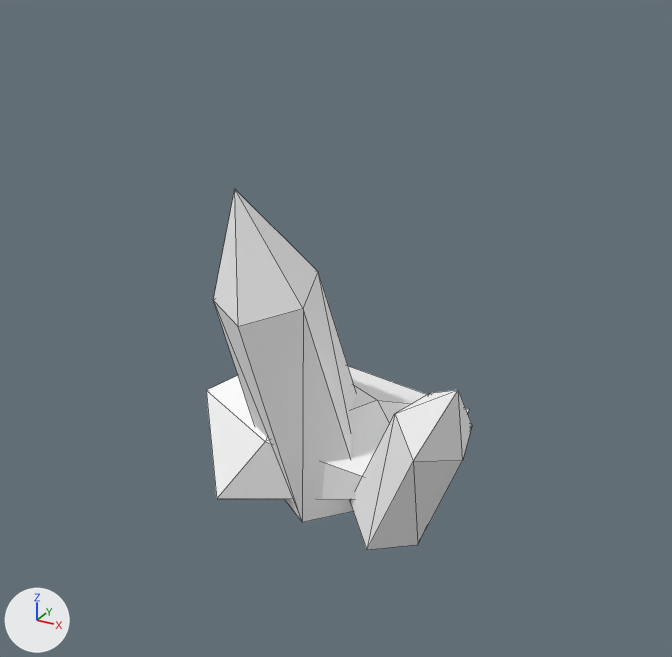
Renders of the glTF model minescat-lowpoly/models/glb/Kit_Adits_WallCrystal_A.glb from each side of a commit.
The view is the same before and after, from a 50 mm lens placed at (0.726, -1.243, 0.964), pointed at (0.063, -0.038, 0.361). Lighting does not change. The marker at lower left points along +X, +Y and +Z. The first picture is the older version. Mesh edges are drawn as thin lines. Vertices at exactly the same position are counted once.

The first picture shows 'Kit_Adits_WallCrystal_A'.
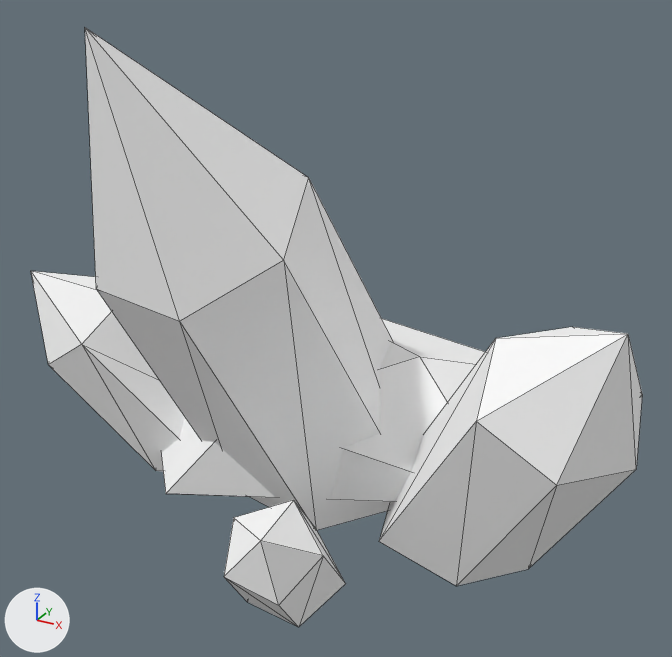
Where the change shows, as pixel boxes [x1, y1, x2, y2] in the pictures (672 x 657 px; the box of a moved part takes in the faces that stretch with it):
'Kit_Adits_WallCrystal_A', reshaped (129% wider, 66% taller): before [206, 189, 472, 550]; after [31, 28, 642, 627]
part 1 of me_kit_adits_wallcrystal_a_001, moved or reshaped: before [206, 366, 469, 500]; after [161, 318, 485, 502]
part 2 of me_kit_adits_wallcrystal_a_001, added: after [85, 28, 393, 530]
part 3 of me_kit_adits_wallcrystal_a_001, added: after [379, 327, 642, 586]
part 4 of me_kit_adits_wallcrystal_a_001, added: after [31, 271, 185, 471]
part 5 of me_kit_adits_wallcrystal_a_001, built on: before [213, 189, 472, 550]; after [224, 500, 346, 627]

The change, as a list of edits to the scene's bpy script:
```text
Change me_kit_adits_wallcrystal_a_001:
    used by ob_kit_adits_wallcrystal_a; location = (0.0, 0.0, 0.0)
    remove me_kit_adits_wallcrystal_a_001.from_pydata(...)  # 32 vertices, 44 faces; spans x -0.294..0.322, y -0.191..0.25, z 0.0..0.609
    add me_kit_adits_wallcrystal_a_001.from_pydata(...)  # 60 vertices, 83 faces; spans x -0.518..0.571, y -0.431..0.377, z 0.0..0.845
    me_kit_adits_wallcrystal_a_001 part 1: the loose piece of 10 vertices spanning x -0.294..0.231, y -0.114..0.25, z 0.0..0.209 is scaled about its middle by (1.6, 1.45, 1.41), then moved by (-0.019, 0.044, 0.043)
    me_kit_adits_wallcrystal_a_001 part 2: a new loose piece of 13 vertices spanning x -0.251..0.183, y -0.359..0.277, z 0.0..0.845, in mat_m_palette (white #ffffff)
    me_kit_adits_wallcrystal_a_001 part 3: a new loose piece of 13 vertices spanning x 0.151..0.571, y -0.256..0.136, z 0.0..0.524, in mat_m_palette (white #ffffff)
    me_kit_adits_wallcrystal_a_001 part 4: a new loose piece of 13 vertices spanning x -0.518..-0.156, y -0.178..0.136, z 0.0..0.397, in mat_m_palette (white #ffffff)
    me_kit_adits_wallcrystal_a_001 part 5
    22 vertices are removed from x -0.109..0.322, y -0.191..0.108, z 0.0..0.609
    30 faces are deleted
    11 vertices are added at x 0.027..0.217, y -0.431..-0.176, z 0.0..0.24
    15 new faces join them
```
